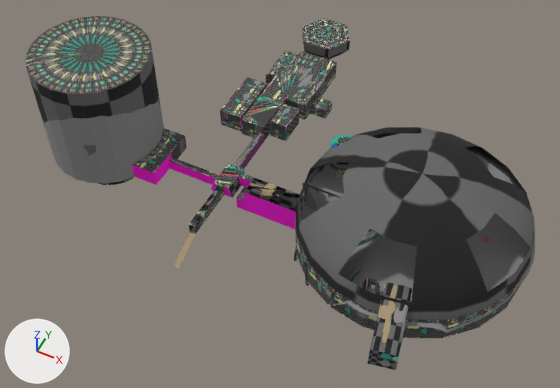
The OBJ model 3DModelFiles/WorldModel_AllFolder/World_VisualModel.obj: old version first, new version second.
Camera for both pictures: a 50 mm camera at (256.0, -339.0, 523.0) aimed at (46.0, 81.0, -1.0). The lights are fixed; the arrows at lower left show +X, +Y and +Z. Where no turn or scale is listed for an object, it has been applied to the vertices. Vertices at the same position are counted once.

The first picture shows 'World_VisualModel'.
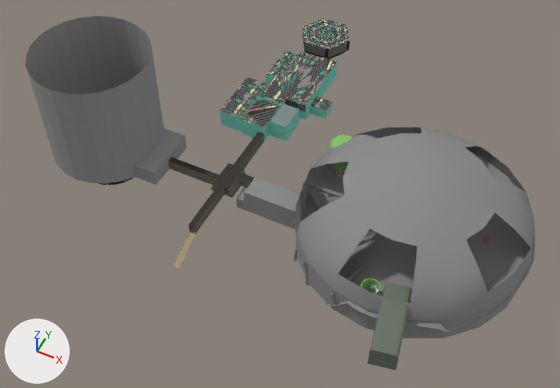
Boxes (x1, y1, x2, y2) around the edits, measured in the pictures (560 x 388 px; the box of a moved part takes in the faces that stretch with it):
part 1 of me_world_visualmodel, built on: (372, 279, 380, 295) in both
part 2 of me_world_visualmodel, moved or reshaped (not visible afterwards): before (189, 178, 300, 234)
part 3 of me_world_visualmodel, deleted: before (25, 16, 152, 94)
part 4 of me_world_visualmodel, surface changed: (26, 19, 535, 359) in both

The change, as a list of edits to the scene's bpy script:
```text
Change me_world_visualmodel:
    used by ob_world_visualmodel; location = (0.0, 0.0, 0.0)
    remove me_world_visualmodel.from_pydata(...)  # 3342 vertices, 3636 faces; spans x -182.0..270.0, y -49.0..310.0, z -28.0..108.0
    add me_world_visualmodel.from_pydata(...)  # 3835 vertices, 4195 faces; spans x -182.0..270.0, y -49.0..310.0, z -28.0..108.0
    me_world_visualmodel part 1: 4 vertices moved within x 164.0..170.0, y 0.0..13.0, z 18.0; 493 vertices added at x 164.0..170.0, y 0.0..13.0, z 13.0..19.0
    me_world_visualmodel part 2: 3 vertices removed from x 3.0..71.0, y 31.0..124.0, z -13.0..12.0; 5 vertices added at x 3.0..48.0, y 72.0..177.0, z -8.0..20.0
    me_world_visualmodel part 3: 1 vertex removed from x -128.0, y 65.0, z 108.0
    me_world_visualmodel part 4: 1938 kept faces spanning x -182.0..270.0, y -49.0..310.0, z -28.0..108.0 get new texture (UV) coordinates
```
